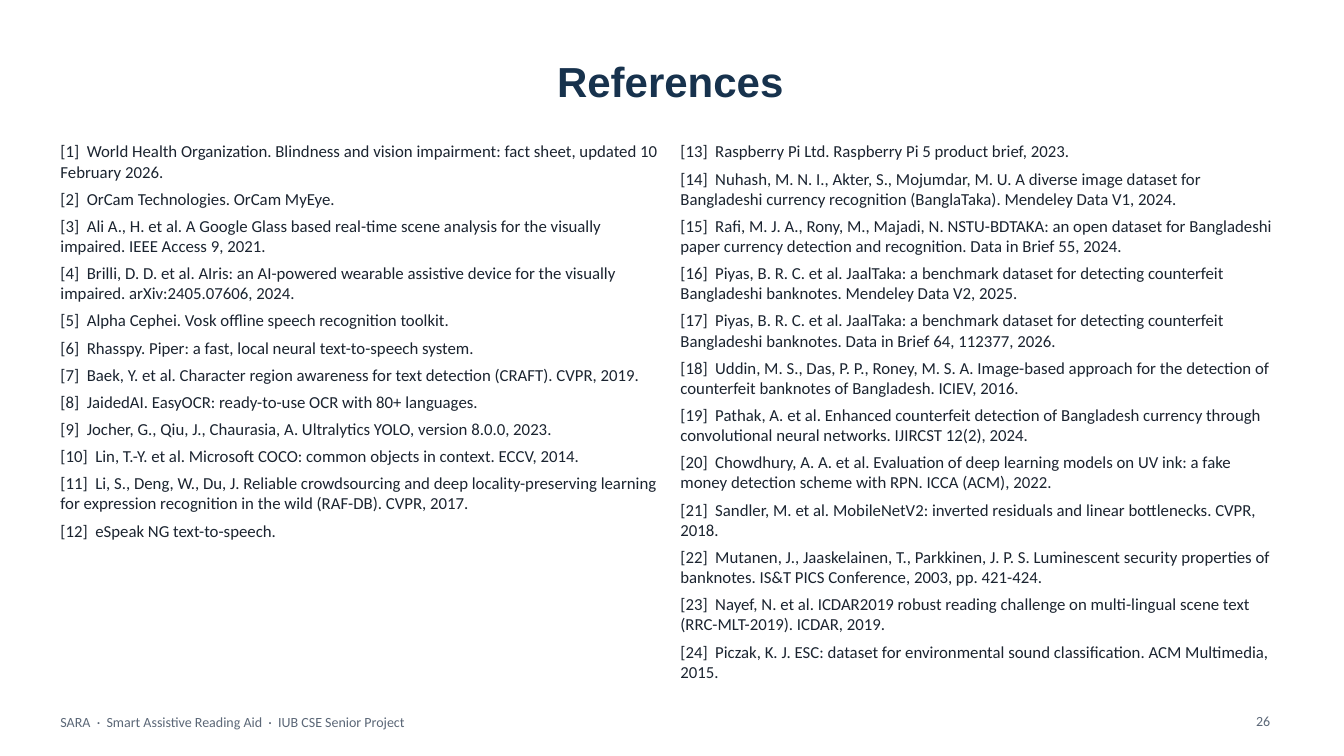
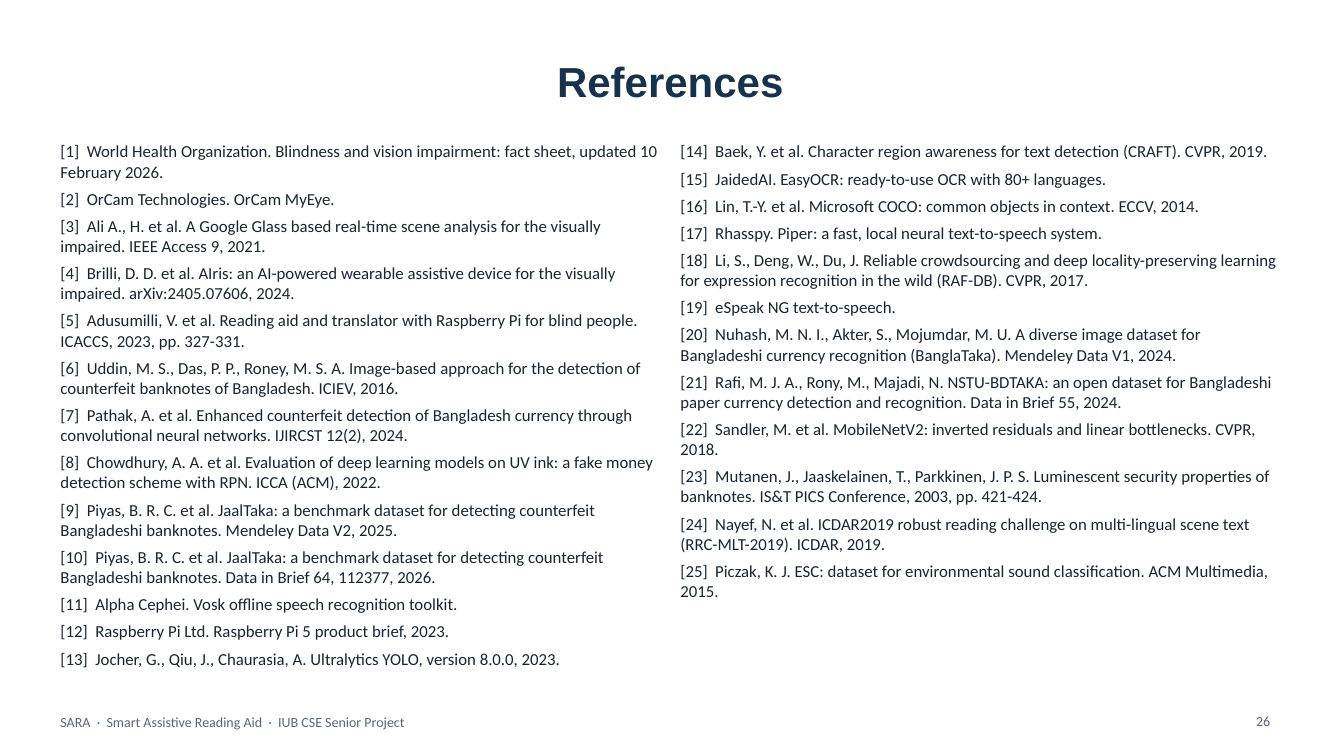
Before and after one commit to aflam330/Senior_project_wearable_glass_for_blind_people_using_ocr_and_ylo, a slide deck: slide 26 of Thesis Report and paper/thesis report/slides/SARA_Presentation_Redesigned.pptx. Drawn at 1344x756 pixels with LibreOffice and Linux fonts; fonts in the diff are those of the drawing; background and template pictures are left out. Boxes give left, top, right and bottom in pixels: in the first picture for what was removed or moved away, otherwise in the second. Text is boxed around its words. In the diff, an @@ line names an element or a change of style, - is before the commit and + after.

```diff
--- a/Thesis Report and paper/thesis report/slides/SARA_Presentation_Redesigned.pptx
+++ b/Thesis Report and paper/thesis report/slides/SARA_Presentation_Redesigned.pptx
@@ text at [680,145,1276,597]: text changed @@
-[13] Raspberry Pi Ltd. Raspberry Pi 5 product brief, 2023.
-[14] Nuhash, M. N. I., Akter, S., Mojumdar, M. U. A diverse image dataset for Bangladeshi currency recognition (BanglaTaka). Mendeley Data V1, 2024.
-[15] Rafi, M. J. A., Rony, M., Majadi, N. NSTU-BDTAKA: an open dataset for Bangladeshi paper currency detection and recognition. Data in Brief 55, 2024.
-[16] Piyas, B. R. C. et al. JaalTaka: a benchmark dataset for detecting counterfeit Bangladeshi banknotes. Mendeley Data V2, 2025.
-[17] Piyas, B. R. C. et al. JaalTaka: a benchmark dataset for detecting counterfeit Bangladeshi banknotes. Data in Brief 64, 112377, 2026.
-[18] Uddin, M. S., Das, P. P., Roney, M. S. A. Image-based approach for the detection of counterfeit banknotes of Bangladesh. ICIEV, 2016.
-[19] Pathak, A. et al. Enhanced counterfeit detection of Bangladesh currency through convolutional neural networks. IJIRCST 12(2), 2024.
-[20] Chowdhury, A. A. et al. Evaluation of deep learning models on UV ink: a fake money detection scheme with RPN. ICCA (ACM), 2022.
-[21] Sandler, M. et al. MobileNetV2: inverted residuals and linear bottlenecks. CVPR, 2018.
-[22] Mutanen, J., Jaaskelainen, T., Parkkinen, J. P. S. Luminescent security properties of banknotes. IS&T PICS Conference, 2003, pp. 421-424.
-[23] Nayef, N. et al. ICDAR2019 robust reading challenge on multi-lingual scene text (RRC-MLT-2019). ICDAR, 2019.
-[24] Piczak, K. J. ESC: dataset for environmental sound classification. ACM Multimedia, 2015.
+[14] Baek, Y. et al. Character region awareness for text detection (CRAFT). CVPR, 2019.
+[15] JaidedAI. EasyOCR: ready-to-use OCR with 80+ languages.
+[16] Lin, T.-Y. et al. Microsoft COCO: common objects in context. ECCV, 2014.
+[17] Rhasspy. Piper: a fast, local neural text-to-speech system.
+[18] Li, S., Deng, W., Du, J. Reliable crowdsourcing and deep locality-preserving learning for expression recognition in the wild (RAF-DB). CVPR, 2017.
+[19] eSpeak NG text-to-speech.
+[20] Nuhash, M. N. I., Akter, S., Mojumdar, M. U. A diverse image dataset for Bangladeshi currency recognition (BanglaTaka). Mendeley Data V1, 2024.
+[21] Rafi, M. J. A., Rony, M., Majadi, N. NSTU-BDTAKA: an open dataset for Bangladeshi paper currency detection and recognition. Data in Brief 55, 2024.
+[22] Sandler, M. et al. MobileNetV2: inverted residuals and linear bottlenecks. CVPR, 2018.
+[23] Mutanen, J., Jaaskelainen, T., Parkkinen, J. P. S. Luminescent security properties of banknotes. IS&T PICS Conference, 2003, pp. 421-424.
+[24] Nayef, N. et al. ICDAR2019 robust reading challenge on multi-lingual scene text (RRC-MLT-2019). ICDAR, 2019.
+[25] Piczak, K. J. ESC: dataset for environmental sound classification. ACM Multimedia, 2015.
@@ text at [60,314,653,668]: text changed @@
-[5] Alpha Cephei. Vosk offline speech recognition toolkit.
-[6] Rhasspy. Piper: a fast, local neural text-to-speech system.
-[7] Baek, Y. et al. Character region awareness for text detection (CRAFT). CVPR, 2019.
-[8] JaidedAI. EasyOCR: ready-to-use OCR with 80+ languages.
-[9] Jocher, G., Qiu, J., Chaurasia, A. Ultralytics YOLO, version 8.0.0, 2023.
-[10] Lin, T.-Y. et al. Microsoft COCO: common objects in context. ECCV, 2014.
-[11] Li, S., Deng, W., Du, J. Reliable crowdsourcing and deep locality-preserving learning for expression recognition in the wild (RAF-DB). CVPR, 2017.
-[12] eSpeak NG text-to-speech.
+[5] Adusumilli, V. et al. Reading aid and translator with Raspberry Pi for blind people. ICACCS, 2023, pp. 327-331.
+[6] Uddin, M. S., Das, P. P., Roney, M. S. A. Image-based approach for the detection of counterfeit banknotes of Bangladesh. ICIEV, 2016.
+[7] Pathak, A. et al. Enhanced counterfeit detection of Bangladesh currency through convolutional neural networks. IJIRCST 12(2), 2024.
+[8] Chowdhury, A. A. et al. Evaluation of deep learning models on UV ink: a fake money detection scheme with RPN. ICCA (ACM), 2022.
+[9] Piyas, B. R. C. et al. JaalTaka: a benchmark dataset for detecting counterfeit Bangladeshi banknotes. Mendeley Data V2, 2025.
+[10] Piyas, B. R. C. et al. JaalTaka: a benchmark dataset for detecting counterfeit Bangladeshi banknotes. Data in Brief 64, 112377, 2026.
+[11] Alpha Cephei. Vosk offline speech recognition toolkit.
+[12] Raspberry Pi Ltd. Raspberry Pi 5 product brief, 2023.
+[13] Jocher, G., Qiu, J., Chaurasia, A. Ultralytics YOLO, version 8.0.0, 2023.
```
Also in this commit, not shown: 14 other slides changed, 2 slides added, 2 slides removed, 6 other files.
